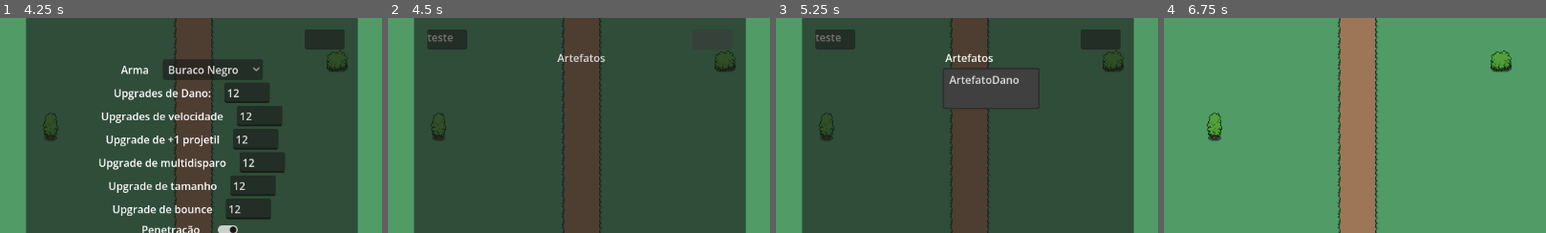
Above: before the commit, frames 1-4 (left to right).
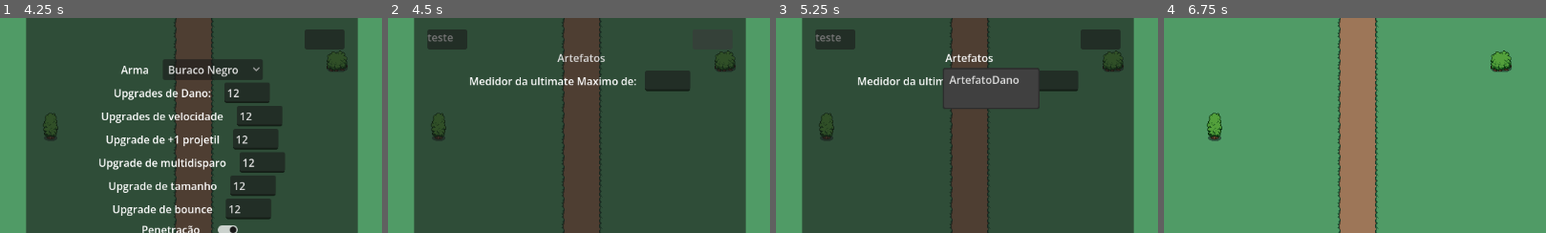
Above: after the commit, the same moments.

Repository: KidovieckF/ecos-tg
Game: Godot game, scene res://Cenas/Mundo/LobbyPrincipal.tscn
The game is run twice, just before and just after one commit, with the same random seed, the same clock (stepped at 60 frames per second) and the same inputs. The engine's default icon, where the game draws it, is replaced by a stand-in: a white triangle on a blue panel in a dark square.
Inputs (mouse positions are % of the whole screen's width and height, from its top left):
- Up to frame 1 (4.25 s): tap Enter at 0.5 s; move the mouse to (72, 45) at 0.52 s; hold D (Direita) 0.53-1.25 s; hold Tab (Debbug) 0.53-1.25 s; click (72, 45) at 0.67 s; tap E (Interagir) at 0.8 s; click (57, 37) at 1.27 s; type "12" at 1.35 s; click (59, 42) at 1.5 s; type "12" at 1.58 s; click (58, 48) at 1.73 s; type "12" at 1.82 s; click (59, 53) at 2.02 s; type "12" at 2.1 s; click (58, 59) at 2.25 s; type "12" at 2.33 s; click (57, 64) at 2.48 s; type "12" at 2.57 s; click "Buraco Negro" at 2.75 s; click (55, 69) at 3.5 s
- Up to frame 2 (4.5 s): click (67, 25) at 4.25 s
- Up to frame 3 (5.25 s): click "Artefatos" at 5 s
- Up to frame 4 (6.75 s): click (33, 25) at 5.75 s; click "Fechar" at 6.5 s
The pictures show only the part of the screen within x 25-75%, y 20-70%; the shares and areas given below are measured in that part.

Frame 1 is identical in both runs. In frame 2, 2.1% of the frame differs, in the area x 21-79%, y 24-35%; in frame 3, 1.5%; in frame 4, nothing differs.

Commit message:
att 21/08
Termino da loja, implementação da hurtbox nos inimigos e começo da implementação da ultimate

Diff:
--- a/Cenas/Huds/Debugg_Hud.tscn
+++ b/Cenas/Huds/Debugg_Hud.tscn
@@ -186,6 +186,19 @@
 popup/item_0/id = 0
 popup/item_1/id = 1
 
+[node name="HBoxContainer2" type="HBoxContainer" parent="Panel/MarginContainer/Pagina2" unique_id=1863537480]
+layout_mode = 2
+alignment = 1
+
+[node name="UltLabel" type="Label" parent="Panel/MarginContainer/Pagina2/HBoxContainer2" unique_id=1430184370]
+unique_name_in_owner = true
+layout_mode = 2
+text = "Medidor da ultimate Maximo de:  "
+
+[node name="UltLine" type="LineEdit" parent="Panel/MarginContainer/Pagina2/HBoxContainer2" unique_id=1400815794]
+unique_name_in_owner = true
+layout_mode = 2
+
 [node name="Pagina3" type="VBoxContainer" parent="Panel/MarginContainer" unique_id=1714691290]
 unique_name_in_owner = true
 layout_mode = 2
@@ -221,6 +234,7 @@
 [connection signal="text_submitted" from="Panel/MarginContainer/Pagina1/Tamanho/TamanhoLine" to="." method="_on_tamanho_line_text_submitted"]
 [connection signal="text_submitted" from="Panel/MarginContainer/Pagina1/Bounce/BounceLine" to="." method="_on_bounce_line_text_submitted"]
 [connection signal="toggled" from="Panel/MarginContainer/Pagina1/Penetracao/PenetracaoToggle" to="." method="_on_penetracao_toggle_toggled"]
+[connection signal="text_submitted" from="Panel/MarginContainer/Pagina2/HBoxContainer2/UltLine" to="." method="_on_ult_line_text_submitted"]
 [connection signal="pressed" from="Panel/MarginContainer/Proximo" to="." method="_on_proximo_pressed"]
 [connection signal="pressed" from="Panel/MarginContainer/Voltar" to="." method="_on_voltar_pressed"]
 [connection signal="pressed" from="Panel/MarginContainer/Fechar" to="." method="_on_fechar_pressed"]
--- /dev/null
+++ b/Cenas/Inimigos/Hurtbox.tscn
@@ -0,0 +1,15 @@
+[gd_scene format=3 uid="uid://bgfuxu745s3b5"]
+
+[ext_resource type="Script" uid="uid://dhssrduapmlt7" path="res://Scripts/Inimigos/hurtbox.gd" id="1_oiunh"]
+
+[sub_resource type="CapsuleShape2D" id="CapsuleShape2D_ssmo2"]
+
+[node name="Hurtbox" type="Area2D" unique_id=1731929558]
+collision_layer = 4
+collision_mask = 7
+script = ExtResource("1_oiunh")
+
+[node name="CollisionShape2D" type="CollisionShape2D" parent="." unique_id=888824941]
+shape = SubResource("CapsuleShape2D_ssmo2")
+
+[connection signal="body_entered" from="." to="." method="_on_body_entered"]
--- a/Cenas/Inimigos/inimigo_base.tscn
+++ b/Cenas/Inimigos/inimigo_base.tscn
@@ -9,6 +9,7 @@
 [ext_resource type="Texture2D" uid="uid://2hpmacs8bcbf" path="res://sprites/inimigos/SimpleEnemies Bat_Idle Spritesheet.png" id="6_jhe5h"]
 [ext_resource type="Texture2D" uid="uid://dae0piqghspv1" path="res://sprites/inimigos/SimpleEnemies Bat_Attack Spritesheet.png" id="7_nguto"]
 [ext_resource type="Texture2D" uid="uid://fey8cns03rtb" path="res://sprites/inimigos/SimpleEnemies Bat_Death Spritesheet.png" id="8_rdres"]
+[ext_resource type="PackedScene" uid="uid://bgfuxu745s3b5" path="res://Cenas/Inimigos/Hurtbox.tscn" id="10_rdres"]
 
 [sub_resource type="Resource" id="Resource_hqgbl"]
 script = ExtResource("4_nguto")
@@ -190,12 +191,12 @@
 "speed": 5.0
 }]
 
-[sub_resource type="CircleShape2D" id="CircleShape2D_f5d5q"]
-radius = 18.0
+[sub_resource type="CircleShape2D" id="CircleShape2D_rdres"]
+radius = 13.0
 
 [node name="InimigoBase" type="CharacterBody2D" unique_id=1673984598 groups=["Inimigos"]]
 z_index = 1
-collision_layer = 4
+collision_layer = 0
 collision_mask = 7
 motion_mode = 1
 script = ExtResource("1_eu30s")
@@ -215,9 +216,11 @@
 frame = 1
 frame_progress = 0.15983754
 
-[node name="CollisionShape2D" type="CollisionShape2D" parent="." unique_id=1795343097]
-z_index = 1
-shape = SubResource("CircleShape2D_f5d5q")
-
 [node name="AcaoTimer" type="Timer" parent="." unique_id=1220674886]
 one_shot = true
+
+[node name="Hurtbox" parent="." unique_id=1731929558 instance=ExtResource("10_rdres")]
+
+[node name="CollisionShape2D" type="CollisionShape2D" parent="." unique_id=354137520]
+position = Vector2(0, 7)
+shape = SubResource("CircleShape2D_rdres")
--- a/Cenas/Player/Magias/circulo_fogo.tscn
+++ b/Cenas/Player/Magias/circulo_fogo.tscn
@@ -55,7 +55,7 @@
 wait_time = 3.0
 one_shot = true
 
-[connection signal="body_entered" from="." to="." method="_on_body_entered"]
-[connection signal="body_exited" from="." to="." method="_on_body_exited"]
+[connection signal="area_entered" from="." to="." method="_on_area_entered"]
+[connection signal="area_exited" from="." to="." method="_on_area_exited"]
 [connection signal="timeout" from="Timer" to="." method="_on_timer_timeout"]
 [connection signal="timeout" from="TempoVida" to="." method="_on_tempo_vida_timeout"]
--- a/Cenas/Player/Magias/gravity.tscn
+++ b/Cenas/Player/Magias/gravity.tscn
@@ -45,8 +45,8 @@
 wait_time = 5.0
 autostart = true
 
-[connection signal="body_entered" from="." to="." method="_on_body_entered"]
-[connection signal="body_exited" from="." to="." method="_on_body_exited"]
+[connection signal="area_entered" from="." to="." method="_on_area_entered"]
+[connection signal="area_exited" from="." to="." method="_on_area_exited"]
 [connection signal="timeout" from="TicDano" to="." method="_on_tic_dano_timeout"]
 [connection signal="body_entered" from="Area2D" to="." method="_on_area_2d_body_entered"]
 [connection signal="timeout" from="Duracao" to="." method="_on_duracao_timeout"]
--- a/Cenas/Player/Magias/laser.tscn
+++ b/Cenas/Player/Magias/laser.tscn
@@ -33,4 +33,4 @@
 scale = Vector2(1.0161017, 1)
 points = PackedVector2Array(-10, 20, 1150, 20)
 
-[connection signal="body_entered" from="." to="." method="_on_body_entered"]
+[connection signal="area_entered" from="." to="." method="_on_area_entered"]
--- a/Cenas/Player/Magias/missil_magico.tscn
+++ b/Cenas/Player/Magias/missil_magico.tscn
@@ -40,7 +40,12 @@
 }]
 
 [sub_resource type="CapsuleShape2D" id="CapsuleShape2D_xm5xu"]
-radius = 8.0
+radius = 6.0
+height = 26.0
+
+[sub_resource type="CapsuleShape2D" id="CapsuleShape2D_1di7g"]
+radius = 6.0
+height = 26.0
 
 [node name="MissilMagico" type="CharacterBody2D" unique_id=1548705329]
 z_index = 2
@@ -62,4 +67,14 @@
 [node name="Destruir" type="Timer" parent="." unique_id=1772075027]
 wait_time = 30.0
 
+[node name="Area2D" type="Area2D" parent="." unique_id=1147038562]
+collision_layer = 6
+collision_mask = 6
+
+[node name="CollisionShape2D" type="CollisionShape2D" parent="Area2D" unique_id=259772927]
+position = Vector2(-2, -1)
+rotation = 1.5707964
+shape = SubResource("CapsuleShape2D_1di7g")
+
 [connection signal="timeout" from="Destruir" to="." method="_on_destruir_timeout"]
+[connection signal="area_entered" from="Area2D" to="." method="_on_area_2d_area_entered"]
--- a/Recursos/Armas/Gravity.tres
+++ b/Recursos/Armas/Gravity.tres
@@ -11,4 +11,5 @@
 speed = 100.0
 projetil = ExtResource("1_d8i62")
 textura = ExtResource("3_dfpno")
+barra_ultimate = 100.0
 metadata/_custom_type_script = "uid://3frisqnighny"
--- a/Recursos/Armas/arma_recurso.gd
+++ b/Recursos/Armas/arma_recurso.gd
@@ -8,7 +8,14 @@
 @export var efeito : PackedScene
 @export var textura : Texture
 @export var tags : Array[String]
+@export var barra_ultimate : float
+var barra_ultimate_atual : float
 var upgrades_ativos : Array[UpgradeData] = []
+
+
+func usar_ultimate(player,delta,dano_adicional, dano_multiplicador, direcao):
+	pass
+
 
 func usar_arma(player,delta,dano_adicional, dano_multiplicador, direcao):
 	pass
--- a/Recursos/Armas/missil_mag.gd
+++ b/Recursos/Armas/missil_mag.gd
@@ -10,6 +10,8 @@
 var bounces = 0
 var penetracao = false
 var dano_add = 0
+
+
 
 func calcular_upgrades():
 	tiros_por_burst = 1
--- a/Scripts/Huds/Debugg.gd
+++ b/Scripts/Huds/Debugg.gd
@@ -55,7 +55,7 @@
 		%TamanhoLine.text = str(qnt_tamanho)
 		%BounceLine.text = str(qnt_bounce)
 
-
+		%UltLabel.text = "Medidor da ultimate Maximo de:" + str(RunData.barra_ultimate)
 
 func _process(delta: float) -> void:
 	if pagina > 3:
@@ -180,7 +180,10 @@
 		RunData.armas[0].upgrades_ativos.append(upg_de_bounce)
 	RunData.armas[0].calcular_upgrades()
 
-
+func _on_ult_line_text_submitted(new_text: String) -> void:
+	var quantidade = new_text.to_int()
+	RunData.barra_ultimate_atual = quantidade
+	print("Quantidade da ultimate", RunData.barra_ultimate_atual)
 
 func _on_penetracao_toggle_toggled(toggled_on: bool) -> void:
 	RunData.armas[0].upgrades_ativos.append(upg_de_pentracao)
--- /dev/null
+++ b/Scripts/Inimigos/hurtbox.gd
@@ -0,0 +1,25 @@
+extends Area2D
+
+var ind_dano = preload("res://Cenas/Mundo/Ind_dano.tscn")
+
+# Called when the node enters the scene tree for the first time.
+func _ready() -> void:
+	pass # Replace with function body.
+
+
+# Called every frame. 'delta' is the elapsed time since the previous frame.
+func _process(delta: float) -> void:
+	pass
+
+
+func take_damage(quantidade, cor = Color.WHITE):
+	if owner.morto:
+		return
+
+	owner.dano_pendente += quantidade
+
+	var novo_dano = ind_dano.instantiate()
+	owner.get_parent().add_child(novo_dano)
+	novo_dano.global_position = owner.global_position
+	novo_dano._mostrar_dano(quantidade, cor)
+	RunData.barra_ultimate_atual =  min((RunData.barra_ultimate_atual + (quantidade * 0.01)), RunData.barra_ultimate)
--- a/Scripts/Inimigos/inimigo_base.gd
+++ b/Scripts/Inimigos/inimigo_base.gd
@@ -17,7 +17,7 @@
 
 func _ready() -> void:
 	set_physics_process(true)
-	$CollisionShape2D.set_deferred("disabled",false)
+	$Hurtbox.set_deferred("disabled",false)
 	$AreaDano.pegarDano(data.dano)
 
 func _physics_process(delta: float) -> void:
@@ -54,14 +54,6 @@
 			return
 
 
-func take_damage(quantidade, cor = Color.WHITE):
-	if morto:
-		return
-	dano_pendente += quantidade
-	var novo_dano = ind_dano.instantiate()
-	get_parent().add_child(novo_dano)
-	novo_dano.global_position = global_position
-	novo_dano._mostrar_dano(quantidade, cor)
 
 func morrer():
 	set_physics_process(false)
--- a/Scripts/Magias/circulo_fogo.gd
+++ b/Scripts/Magias/circulo_fogo.gd
@@ -38,15 +38,13 @@
 	dano_bala = dano
 
 
-func _on_body_entered(body: Node2D) -> void:
-	if body.has_method("take_damage"):
-		$Timer.start()
-		inimigos_lista.append(body)
 
 
 
-func _on_body_exited(body: Node2D) -> void:
-	inimigos_lista.erase(body)
+
+
+func _on_area_exited(area: Node2D) -> void:
+	inimigos_lista.erase(area)
 
 
 
@@ -54,3 +52,9 @@
 
 func _on_tempo_vida_timeout() -> void:
 	queue_free()
+
+
+func _on_area_entered(area: Area2D) -> void:
+	if area.has_method("take_damage"):
+		$Timer.start()
+		inimigos_lista.append(area)
--- a/Scripts/Magias/gravity.gd
+++ b/Scripts/Magias/gravity.gd
@@ -20,9 +20,9 @@
 				var direcao = direcao_bala
 				inimigo.position += direcao * 100 * delta
 
-func _on_body_entered(body: Node2D) -> void:
-	if body.is_in_group("Inimigos"):
-		inimigos_dentro.append(body)
+func _on_area_entered(area: Node2D) -> void:
+	if area.is_in_group("Inimigos"):
+		inimigos_dentro.append(area)
 		dentro = true
 
 func start(dano, player_pos, speed, direcao):
@@ -32,9 +32,9 @@
 
 
 
-func _on_body_exited(body: Node2D) -> void:
-	if body.is_in_group("Inimigos"):
-		inimigos_dentro.erase(body)
+func _on_area_exited(area: Node2D) -> void:
+	if area.is_in_group("Inimigos"):
+		inimigos_dentro.erase(area)
 
 
 func _on_tic_dano_timeout() -> void:
--- a/Scripts/Magias/laser.gd
+++ b/Scripts/Magias/laser.gd
@@ -30,6 +30,7 @@
 
 
 
-func _on_body_entered(body: Node2D) -> void:
-	if body.has_method("take_damage"):
-		body.take_damage(dano_bala)
+
+func _on_area_entered(area: Area2D) -> void:
+	if area.has_method("take_damage"):
+		area.take_damage(dano_bala)
--- a/Scripts/Mundo/RunData.gd
+++ b/Scripts/Mundo/RunData.gd
@@ -29,6 +29,9 @@
 var dificuldade = 1
 var mult_dificuldade = 1 + (dificuldade * 0.05)
 var gamemode = "Mouse"
+var barra_ultimate := 0
+var barra_ultimate_atual := 0
+
 
 func _ready():
 	process_mode = Node.PROCESS_MODE_ALWAYS
@@ -98,8 +101,10 @@
 func iniciar_run(personagem: player_data, p_arma: ArmaRecurso) -> void:
 	resetar_run()
 	andar = 1
+
 	arma_escolhida = p_arma
 	armas[0] = arma_escolhida.duplicate()
+	barra_ultimate = armas[0].barra_ultimate
 	vida_max = personagem.vida
 	vida_atual = personagem.vida
 	barra_exp = personagem.exp_bar
@@ -119,6 +124,7 @@
 	nivel = 1
 	dano_adicional = 0
 	dano_multiplicador = 1
+	barra_ultimate_atual = 0
 	dificuldade = 1
 
 func guardar_player(player) -> void:
--- a/Scripts/Mundo/Salas/sala_loja.gd
+++ b/Scripts/Mundo/Salas/sala_loja.gd
@@ -1,7 +1,8 @@
 extends Node2D
 
 var player_dentro = false
-var
+var sensor_ja_ativado = false
+var portas_da_sala = []
 # Called when the node enters the scene tree for the first time.
 func _ready() -> void:
 	pass # Replace with function body.
@@ -10,8 +11,17 @@
 # Called every frame. 'delta' is the elapsed time since the previous frame.
 func _process(delta: float) -> void:
 	if Input.is_action_just_pressed("Interagir") and player_dentro:
-		 pass
+		pass
 
+func inicar_sala(body):
+	if sensor_ja_ativado == false:
+		print("Dificuldade: ",RunData.dificuldade)
+		if body.is_in_group("Players"):
+			sensor_ja_ativado = true
+
+			for p in portas_da_sala:
+				print("fechei a porta")
+				p.fechar_porta()
 
 func _on_static_body_2d_body_entered(body: Node2D) -> void:
 	player_dentro = true
@@ -19,3 +29,7 @@
 
 func _on_static_body_2d_body_exited(body: Node2D) -> void:
 	player_dentro = false
+
+
+func _on_area_2d_body_entered(body: Node2D) -> void:
+	inicar_sala(body)
--- a/Scripts/Player/missil_magico.gd
+++ b/Scripts/Player/missil_magico.gd
@@ -24,18 +24,12 @@
 	var colisao = move_and_collide(direction * speed_bala * delta)
 
 	if colisao:
-		var alvo = colisao.get_collider()
-		if alvo.has_method("take_damage") and not alvo.is_in_group("Players"):
-			alvo.take_damage(dano_bala, Color.WHITE)
-			if not perfurante_cena:
-				queue_free()
+		if bounces == 0:
+			queue_free()
 		else:
-			if bounces == 0:
-				queue_free()
-			else:
-				direction = direction.bounce(colisao.get_normal())
-				position += colisao.get_normal() * 10
-				bounces -= 1
+			direction = direction.bounce(colisao.get_normal())
+			position += colisao.get_normal() * 10
+			bounces -= 1
 
 
 
@@ -53,7 +47,11 @@
 	direction = direction.rotated(deg_to_rad(desvio))
 	$Destruir.start()
 
-
+func _on_area_2d_area_entered(area: Area2D) -> void:
+	if area.has_method("take_damage"):
+		area.take_damage(dano_bala, Color.WHITE)
+		if not perfurante_cena:
+			queue_free()
 
 func _on_destruir_timeout() -> void:
 	queue_free()
--- a/Scripts/Player/player.gd
+++ b/Scripts/Player/player.gd
@@ -40,6 +40,11 @@
 
 func _physics_process(delta: float) -> void:
 
+	if Input.is_action_just_pressed("Ultimate") and RunData.barra_ultimate_atual == RunData.barra_ultimate:
+		print("Teste")
+
+
+
 	if Input.is_action_just_pressed("Mudar"):
 		if RunData.armas[1]:
 			var aux = RunData.armas[0]
--- a/project.godot
+++ b/project.godot
@@ -83,6 +83,11 @@
 "events": [Object(InputEventKey,"resource_local_to_scene":false,"resource_name":"","device":-1,"window_id":0,"alt_press …(195 unchanged characters)…
 ]
 }
+Ultimate={
+"deadzone": 0.2,
+"events": [Object(InputEventKey,"resource_local_to_scene":false,"resource_name":"","device":-1,"window_id":0,"alt_pressed":false,"shift_pressed":false,"ctrl_pressed":false,"meta_pressed":false,"pressed":false,"keycode":0,"physical_keycode":82,"key_label":0,"unicode":114,"location":0,"echo":false,"script":null)
+]
+}
 
 [physics]
 
Not shown, added: Scripts/Inimigos/hurtbox.gd.uid
